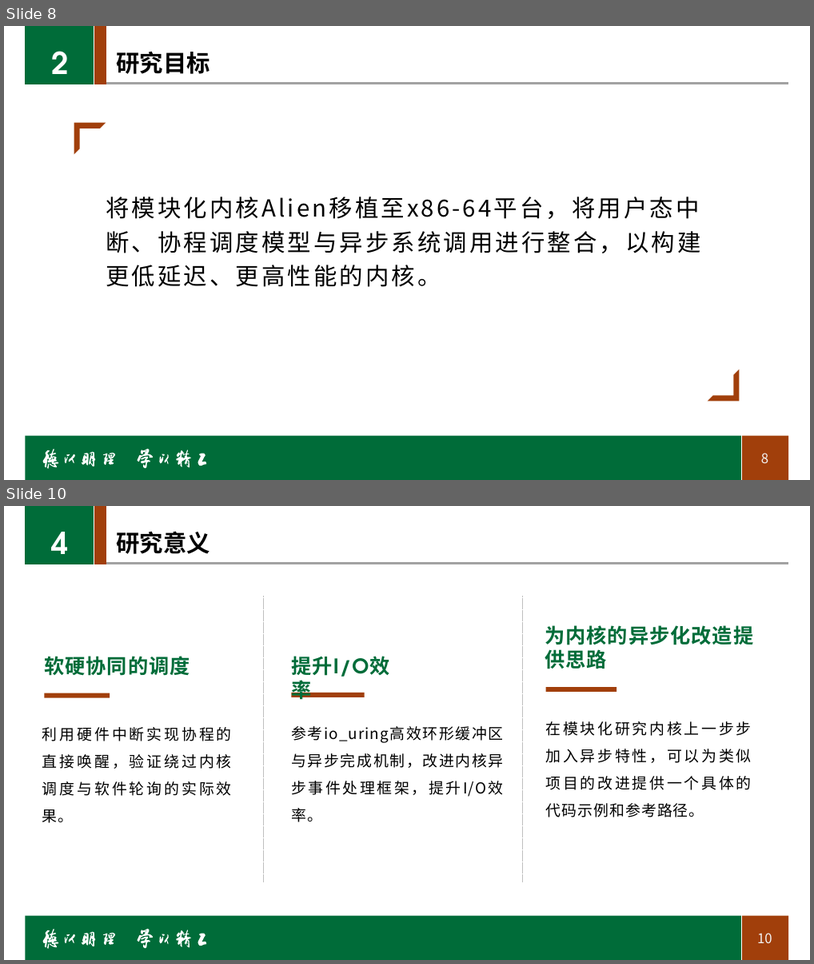
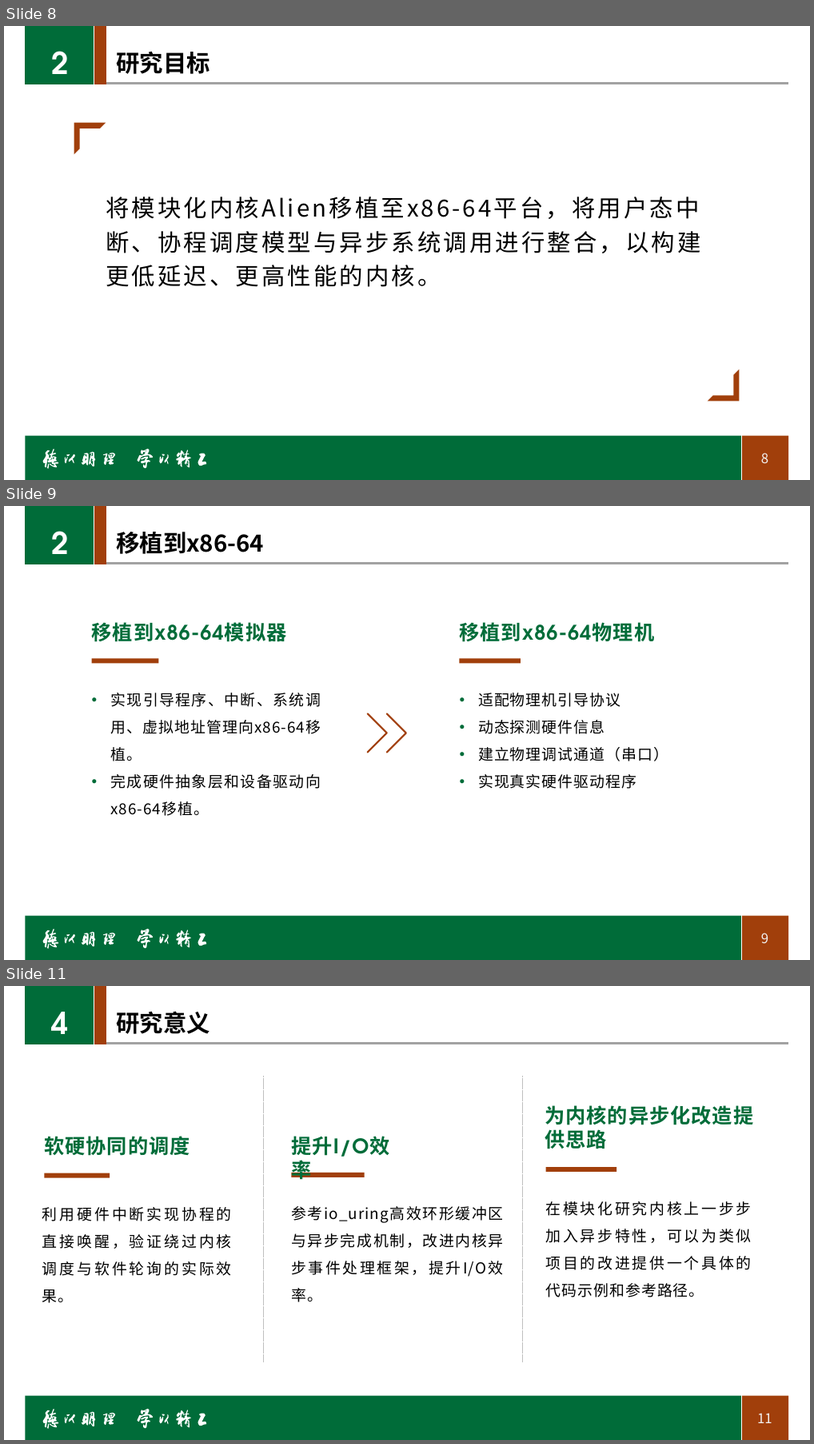
Before and after one commit to hhhjjjcc112/AsyncAlien, a slide deck: docs/graduation/开题报告.pptx. Shown one above the other, each under a label of ours: slides 8 and 10 before the commit, slides 8, 9 and 11 after it; the slides between them are not shown. The pictures are 814x964 and 814x1444 pixels, drawn with LibreOffice and Linux fonts; fonts in the diff are those of the drawing; background and template pictures are left out. Boxes give left, top, right and bottom in pixels: in the first picture for what was removed or moved away, otherwise in the second. Text is boxed around its words. In the diff, an @@ line names an element or a change of style, - is before the commit and + after.

```diff
--- a/docs/graduation/开题报告.pptx
+++ b/docs/graduation/开题报告.pptx
@@ slide 9 added at [4,506,810,960], background #FFFFFF; not listed: 24 template elements that a slide beside it also shows @@
@@ text added at [51,531,68,567], 36 pt, text #FFFFFF, bold @@
+2
@@ title added at [116,532,264,554], 28 pt, text #000000, bold @@
+移植到x86-64
@@ text added at [92,622,287,642], 24 pt, text #006C39, bold @@
+移植到x86-64模拟器
@@ text added at [460,622,655,642], 24 pt, text #006C39, bold @@
+移植到x86-64物理机
@@ rectangle added at [92,659,159,664], fill #A13F0B @@
@@ rectangle added at [459,659,521,664], fill #A13F0B @@
@@ text added at [110,692,321,816], 18 pt, text #000000 @@
+• 实现引导程序、中断、系统调用、虚拟地址管理向x86-64移植。
+• 完成硬件抽象层和设备驱动向x86-64移植。
@@ text added at [478,692,669,788], 18 pt, text #000000 @@
+• 适配物理机引导协议
+• 动态探测硬件信息
+• 建立物理调试通道（串口）
+• 实现真实硬件驱动程序
@@ freeform shape added at [367,713,407,753], fill #A13F0B @@
@@ what was slide 10 is now slide 11 @@
@@ page number at [758,1412,773,1423]: text changed @@
-10
+11
```
Also in this commit, not shown: 3 slides changed.
